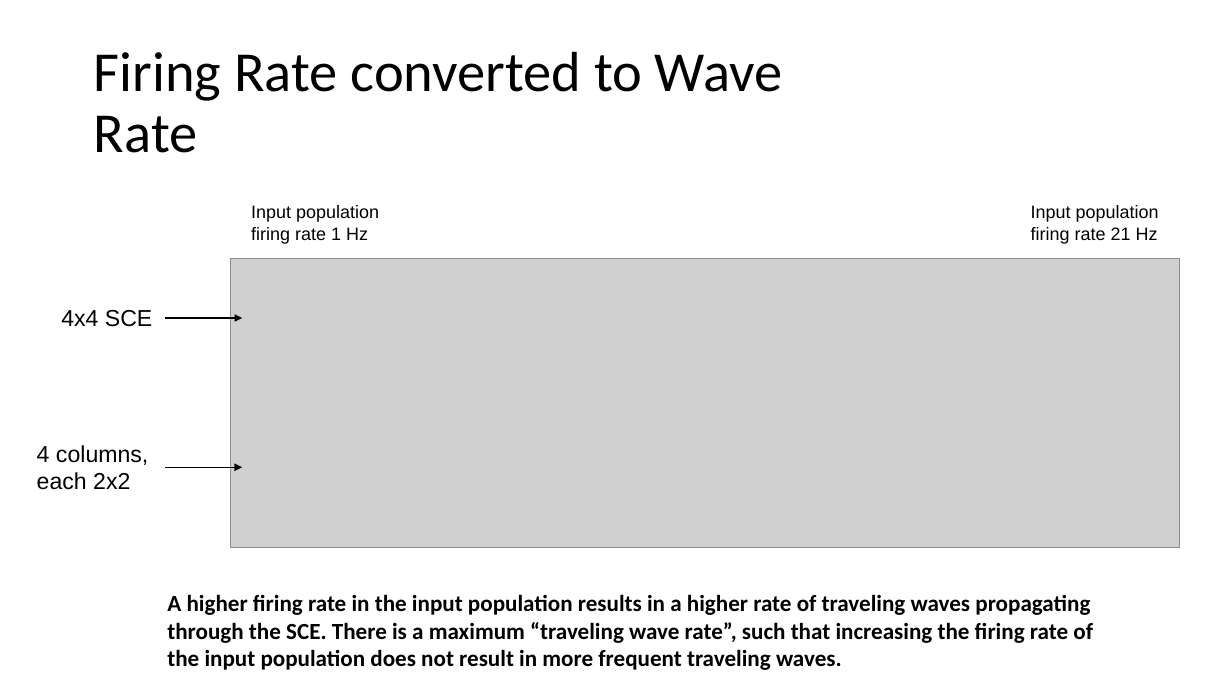
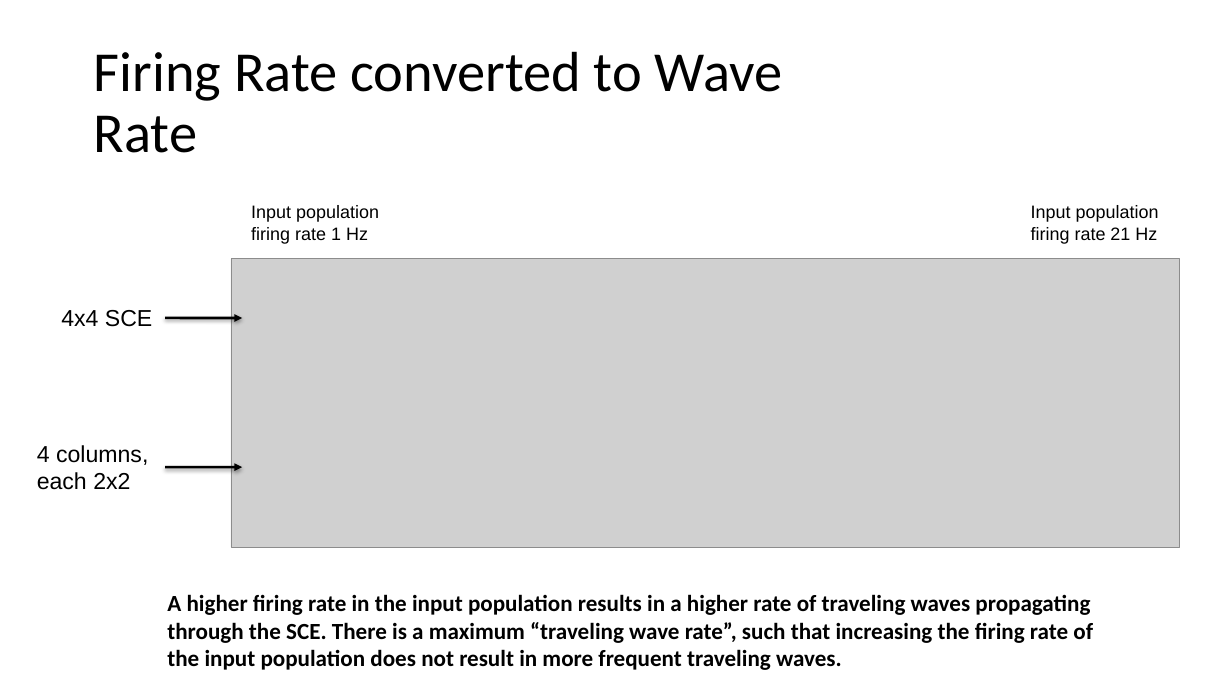
Before and after one commit to vbaker145/neuron, a slide deck: slide 18 of encoding_paper/Firing Rate Encoding Analysis.pptx (slide 14 before the commit). Drawn at 1232x693 pixels with LibreOffice and Linux fonts; fonts in the diff are those of the drawing; grey boxes stand for pictures; background and template pictures are left out. Boxes give left, top, right and bottom in pixels: in the first picture for what was removed or moved away, otherwise in the second. Text is boxed around its words. In the diff, an @@ line names an element or a change of style, - is before the commit and + after.

```diff
--- a/encoding_paper/Firing Rate Encoding Analysis.pptx
+++ b/encoding_paper/Firing Rate Encoding Analysis.pptx
@@ arrow removed from (165, 318) to (242, 318) @@
@@ freeform shape added at [165,318,242,318], outline #000000 2 pt @@
@@ arrow removed from (165, 468) to (242, 468) @@
@@ freeform shape added at [165,468,242,468], outline #000000 2 pt @@
```
Also in this commit, not shown: 11 other slides changed, 4 slides added, 4 other files.
